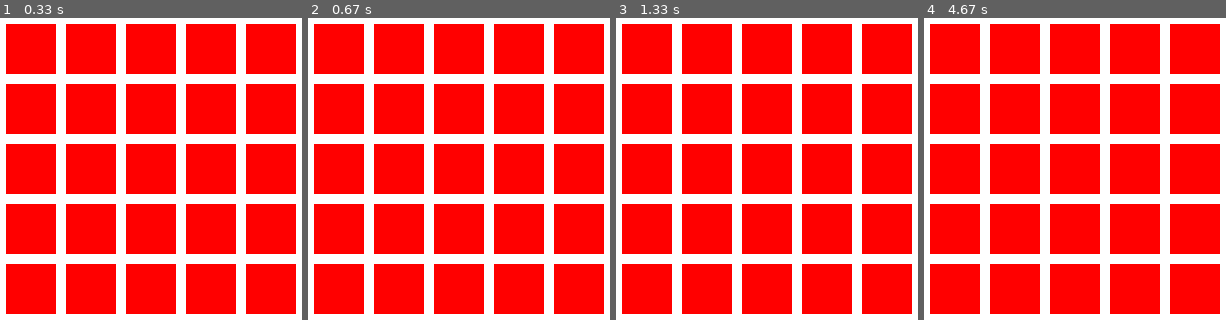
Above: before the commit, frames 1-4 (left to right).
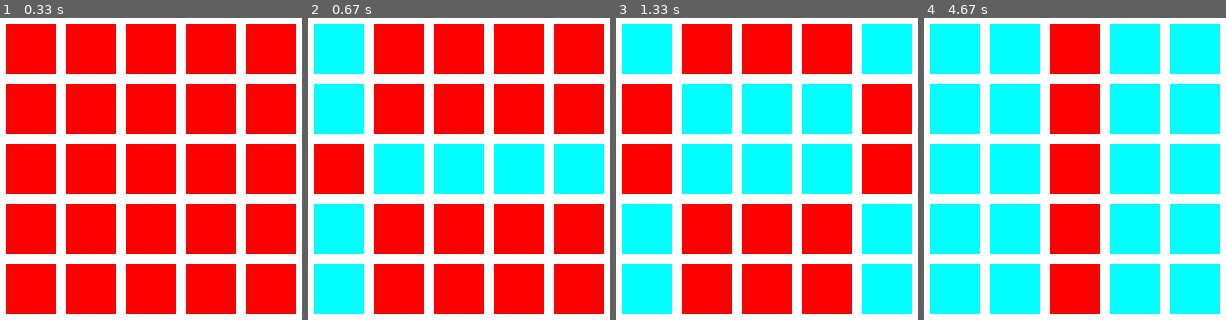
Above: after the commit, the same moments.

Repository: centipeda/pygame-shockwave
Game: pygame game, started from shockgame.py
Same seed, same stepped clock (60 frames per second), same inputs: the game is played once before the commit and once after it. The source is Python 2; it was converted automatically to run under Python 3.
Inputs (mouse positions are in pixels of both pictures, inside the frame that each line leads up to):
- Up to frame 1 (0.33 s): no input
- Up to frame 2 (0.67 s): press the mouse at (465, 205) at 0.37 s; move the mouse to (404, 190) at 0.47 s; release the mouse at (344, 178) at 0.6 s
- Up to frame 3 (1.33 s): press the mouse at (646, 48) at 0.7 s; move the mouse to (625, 21) at 0.8 s; release the mouse at (outside the picture) at 0.93 s; click (875, 105) at 1.05 s
- Up to frame 4 (4.67 s): click (1014, 108) at 1.38 s; click (1129, 277) at 1.72 s; press the mouse at (1195, 48) at 2.03 s; move the mouse to (1162, 39) at 2.13 s; release the mouse at (1132, 27) at 2.27 s; press the mouse at (1195, 48) at 2.37 s; move the mouse to (1117, 178) at 2.47 s; release the mouse at (1038, 307) at 2.6 s; click (1180, 108) at 2.72 s; press the mouse at (1075, 229) at 3.03 s; move the mouse to (1111, 178) at 3.13 s; release the mouse at (1150, 129) at 3.27 s; click (1168, 129) at 3.38 s; press the mouse at (1195, 169) at 3.7 s; move the mouse to (1096, 175) at 3.8 s; release the mouse at (996, 184) at 3.93 s; press the mouse at (1014, 48) at 4.03 s; move the mouse to (1017, 75) at 4.13 s; release the mouse at (1023, 99) at 4.27 s; click (1005, 33) at 4.38 s

Frame 1 is identical in both runs. In frame 2, 22% of the frame differs, in the area x 1-99%, y 1-99%; in frame 3, 33%; in frame 4, 55%.

Commit message:
Added tile-flipping functionality.

Diff:
--- a/shockgame.py
+++ b/shockgame.py
@@ -1,6 +1,8 @@
 from shockobjs import *
+import pygame
+BGCOLOR = (255,255,255)
 
-BGCOLOR = (255,255,255)
+pygame.init()
 
 # create window
 SCREEN = pygame.display.set_mode((500,500))
@@ -13,11 +15,29 @@
 draw_grid(mainGrid.grid,SCREEN)
 
 while True: # main loop
-
+    clickCoords = None
     # quit if window closed
     for event in pygame.event.get():
         if event.type == pygame.QUIT:
             pygame.quit()
             sys.exit()
+        elif event.type == pygame.MOUSEBUTTONUP:
+            clickCoords = event.pos
+
+    if clickCoords is not None:
+        clickedTile = tile_at_location(mainGrid,clickCoords)
+        if clickedTile is not False:
+            for row in mainGrid.grid:
+                for tile in row:
+                    if clickedTile == tile:
+                        mainGrid.flip_row(clickedTile.gridrow)
+                        mainGrid.flip_column(clickedTile.gridcol)
+
+    for row in mainGrid.grid:
+        for tile in row:
+            if tile.colored:
+                SCREEN.fill(FLIPTILECOLOR,rect=tile.rect)
+            else:
+                SCREEN.fill(DEFTILECOLOR,rect=tile.rect)
 
     pygame.display.update()
--- a/shockobjs.py
+++ b/shockobjs.py
@@ -1,7 +1,4 @@
-"""There isn't going to be much here for a while.
-
-Shockwave is a simple game that is based on flipping tiles in a square grid.
-"""
+"""Shockwave is a simple game that is based on flipping tiles in a square grid."""
 
 import pygame,sys
 
@@ -14,12 +11,13 @@
 GRIDSIZE = 5
 
 class Tile():
-    def __init__(self):
+    def __init__(self,gridrow,gridcol):
         self.colored = False
         self.height = 50
         self.width = 50
         self.rect = None
-
+        self.gridrow = gridrow
+        self.gridcol = gridcol
 class Grid():
     def __init__(self,grid):
         self.grid = grid
@@ -27,19 +25,28 @@
         self.height = len(self.grid)
 
     def get_row(self,row):
-        pass
+        return self.grid[row]
 
     def get_column(self,column):
-        pass
+        c = []
+        for r in self.grid:
+            c.append(r[column])
+        return c
 
     def get_tile(self,row,column):
-        pass
-
-    def is_colored(self,tile):
-        pass
+        return self.grid[row][column]
 
     def flip_tile(self,tile):
-        pass
+        tile.colored = not tile.colored
+
+    def flip_row(self, row):
+        for tile in self.grid[row]:
+            self.flip_tile(tile)
+
+    def flip_column(self, column):
+        for row in self.grid:
+            self.flip_tile(row[column])
+
 
 def create_grid(width,height):
     # Creates multidimensional array of Tile objects.
@@ -50,8 +57,9 @@
     for row in range(height):
         row = []
         for column in range(width):
-            row.append(Tile())
+            row.append(Tile(r,c))
             c += 1
+        c = 0
         fullG.append(row)
         r += 1
     return Grid(fullG)
@@ -62,7 +70,7 @@
     for row in grid:
         for tile in row:
             tile.rect = pygame.Rect(basex + XMARGIN,basey + YMARGIN,
-                             tile.width,tile.height)
+       tile.width,tile.height)
             basex += (XTILEGAP + tile.width)
         basex = 1
         basey += (YTILEGAP + tile.height)
@@ -71,3 +79,11 @@
     for row in grid:
         for tile in row:
             pygame.draw.rect(surface,DEFTILECOLOR,tile.rect)
+
+def tile_at_location(grid,coords):
+    for row in grid.grid:
+        for tile in row:
+            if tile.rect.collidepoint(coords[0],coords[1]):
+                print tile
+                return tile
+    return False
